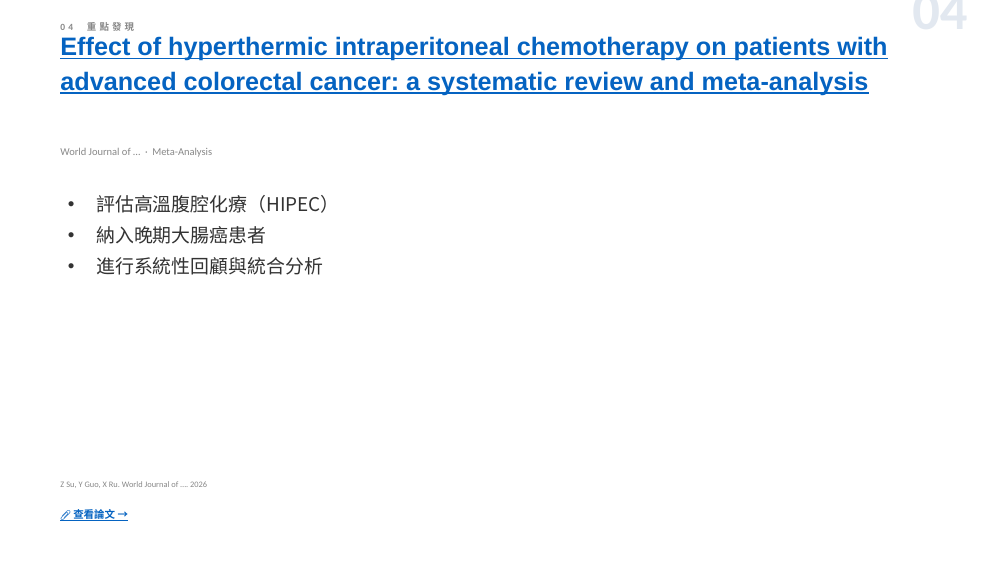
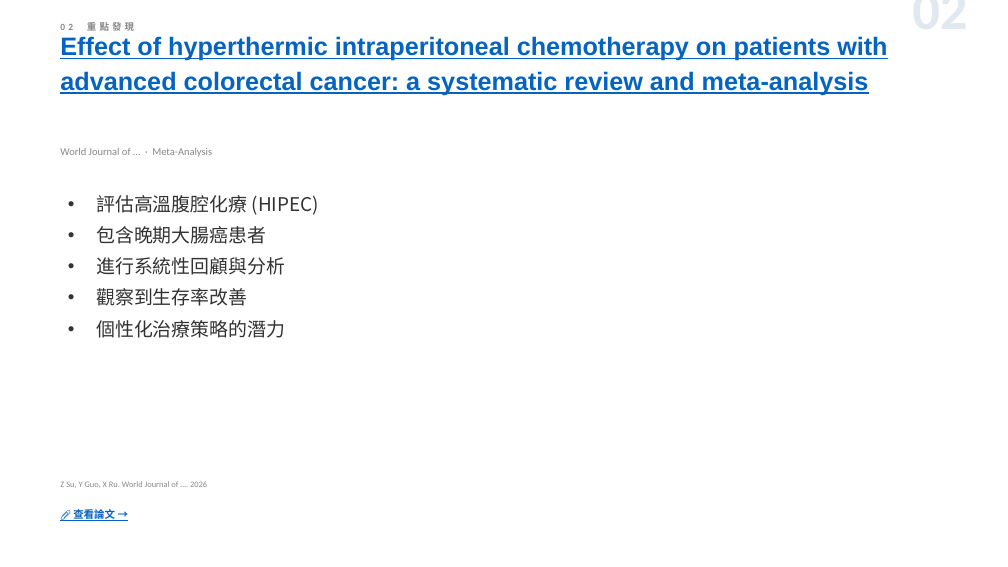
Before and after one commit to jejenhu-maker/colorectal-weekly-digest, a slide deck: slide 4 of docs/digest-zh.pptx (slide 6 before the commit). Drawn at 1008x567 pixels with LibreOffice and Linux fonts; fonts in the diff are those of the drawing. Boxes give left, top, right and bottom in pixels: in the first picture for what was removed or moved away, otherwise in the second. Text is boxed around its words. In the diff, an @@ line names an element or a change of style, - is before the commit and + after.

```diff
--- a/docs/digest-zh.pptx
+++ b/docs/digest-zh.pptx
@@ text at [756,8,968,8]: text changed @@
-04
+02
@@ text at [96,195,319,338]: text changed @@
-• 評估高溫腹腔化療（HIPEC）
-• 納入晚期大腸癌患者
-• 進行系統性回顧與統合分析
+• 評估高溫腹腔化療 (HIPEC)
+• 包含晚期大腸癌患者
+• 進行系統性回顧與分析
+• 觀察到生存率改善
+• 個性化治療策略的潛力
```
Also in this commit, not shown: 10 other slides changed, 3 slides added, 3 slides removed, 2 other files.
